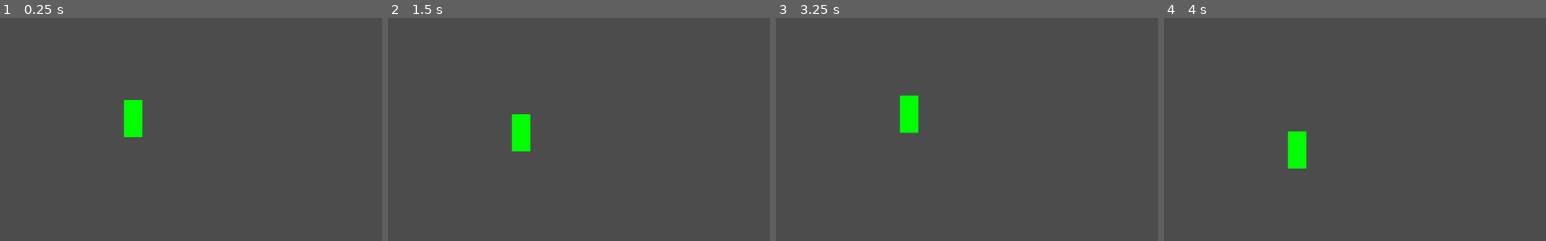
Above: before the commit, frames 1-4 (left to right).
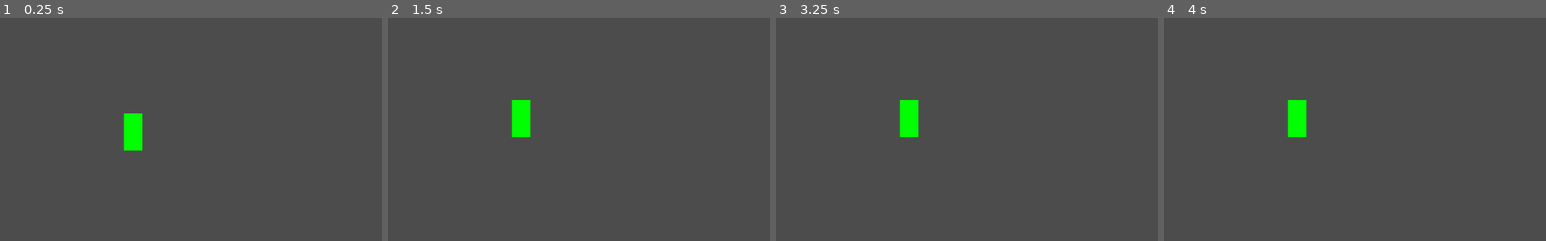
Above: after the commit, the same moments.

Repository: the-g-force/FamJam-December2020
Game: Godot game, scene res://src/TestLevel.tscn
The game is run twice, just before and just after one commit, with the same random seed, the same clock (stepped at 60 frames per second) and the same inputs. The project has no main scene, so this scene is started directly.
Inputs:
- Up to frame 1 (0.25 s): no input
- Up to frame 2 (1.5 s): tap Space (jump) at 0.6, 0.77, 1.07, 1.35 s
- Up to frame 3 (3.25 s): tap Space (jump) at 1.52, 1.82, 2.1, 2.85, 3.02 s
- Up to frame 4 (4 s): tap Space (jump) at 3.32, 3.6, 3.77 s
The pictures show only the part of the screen within x 0-50%, y 35-85%; the shares and areas given below are measured in that part.

The runs differ from the first frame. In frame 1, 0.6% of the frame differs, in the area x 32-38%, y 36-60%; in frame 2, 0.7%; in frame 3, 0.2%; in frame 4, 1.5%, in the area x 32-38%, y 36-68%.

Commit message:
Implement variable jump length

Diff:
--- a/project/src/Elf.gd
+++ b/project/src/Elf.gd
@@ -1,15 +1,22 @@
 extends KinematicBody2D
 
-export var GRAVITY := 350
+export var GRAVITY := 900
+export var jump_power := 500
+
+# The amount by which the upward velocity is scaled if the jump
+# button is released.
+export var short_jump_velocity_scale := 0.4
 
 var _velocity := Vector2.ZERO
 
 func _physics_process(delta:float):
 	_velocity.y += GRAVITY * delta
 
-	var y_direction := -1 if is_on_floor() and Input.is_action_just_pressed("jump") else 0
+	if is_on_floor() and Input.is_action_just_pressed("jump"):
+		_velocity.y = -jump_power
 
-	_velocity.y += y_direction * 400
+	if _velocity.y < 0.0 and Input.is_action_just_released("jump"):
+		_velocity.y *= short_jump_velocity_scale
 
 	move_and_slide(_velocity, Vector2.UP)
 
